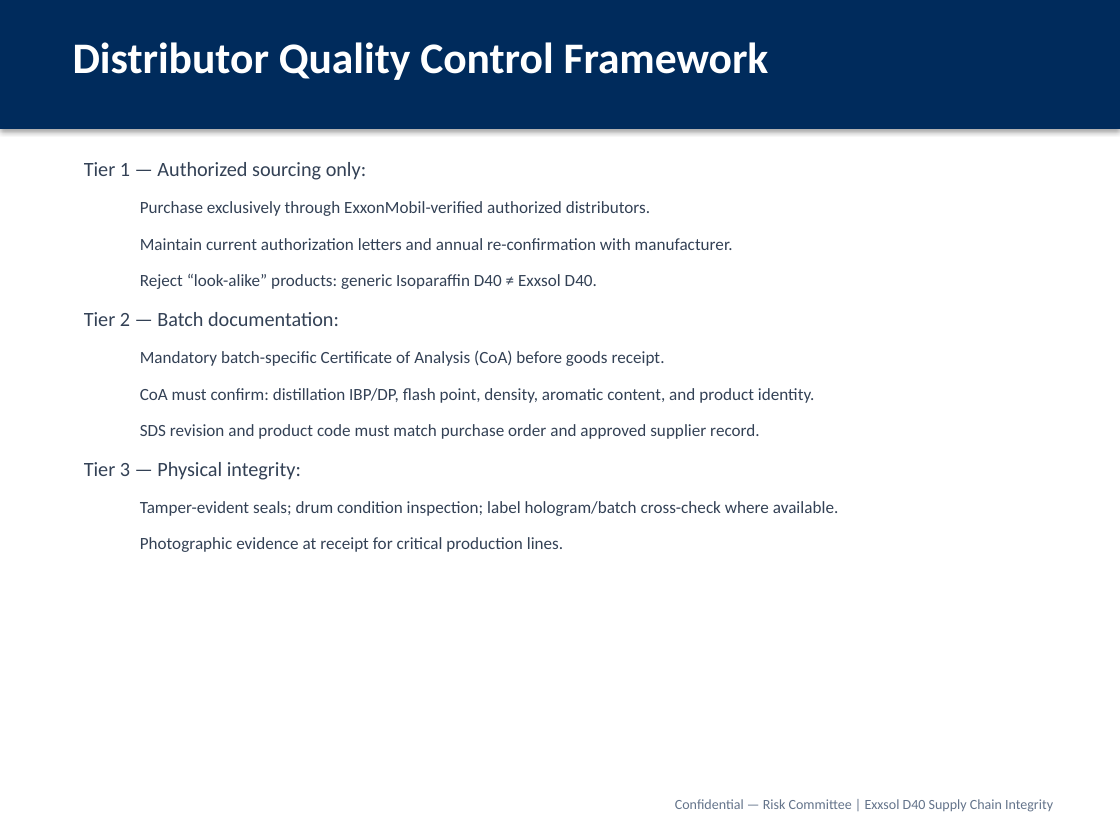
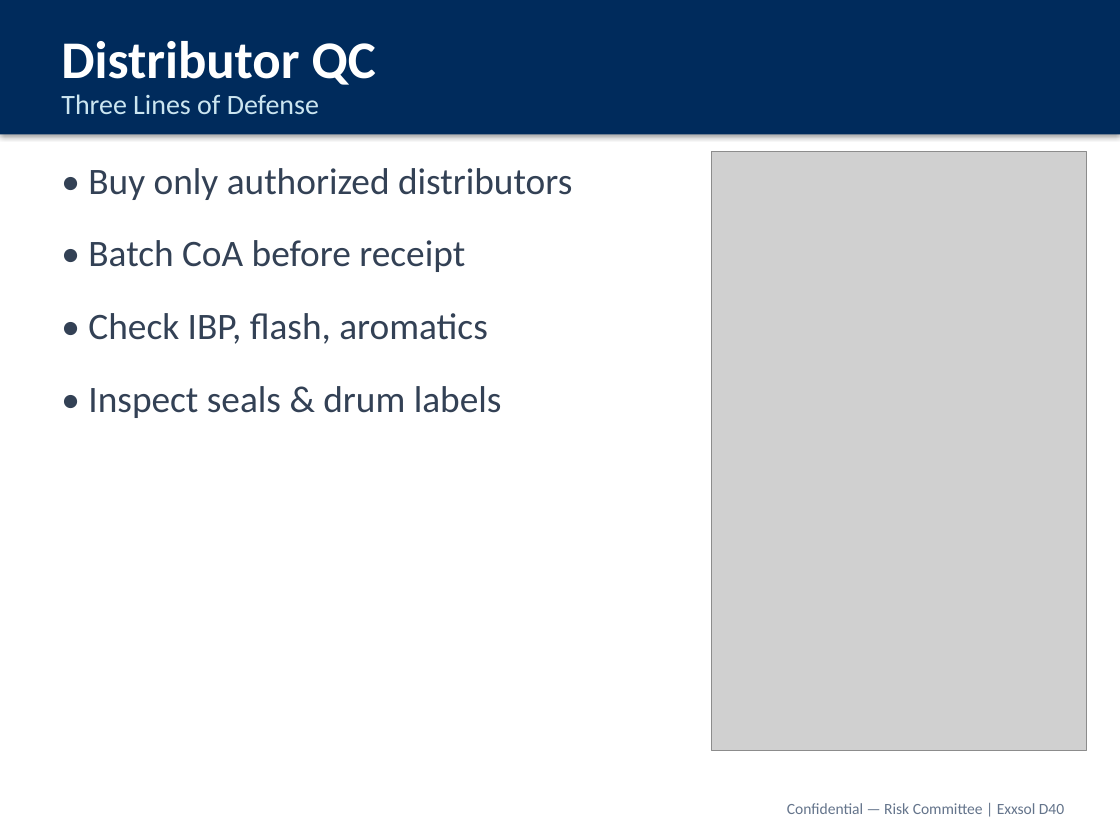
Before and after one commit to rockyforever8-sys/Machine-Learning-Project, a slide deck: slide 13 of presentations/Exxsol_D40_Supply_Chain_Risk_Committee.pptx. Drawn at 1120x840 pixels with LibreOffice and Linux fonts; fonts in the diff are those of the drawing; grey boxes stand for pictures. Boxes give left, top, right and bottom in pixels: in the first picture for what was removed or moved away, otherwise in the second. Text is boxed around its words. In the diff, an @@ line names an element or a change of style, - is before the commit and + after.

```diff
--- a/presentations/Exxsol_D40_Supply_Chain_Risk_Committee.pptx
+++ b/presentations/Exxsol_D40_Supply_Chain_Risk_Committee.pptx
@@ rectangle: place and size @@
-rectangle at <box>0,0,1120,129</box>
+rectangle at <box>0,0,1120,134</box>
@@ text at <box>61,41,376,85</box>: text changed; size 28 to 34 pt @@
-Distributor Quality Control Framework
+Distributor QC
@@ text added at <box>61,94,319,114</box>, 18 pt, text #CBE5F0 @@
+Three Lines of Defense
@@ text removed at <box>84,162,839,552</box> @@
-Tier 1 — Authorized sourcing only:
-  Purchase exclusively through ExxonMobil-verified authorized distributors.
-  Maintain current authorization letters and annual re-confirmation with manufacturer.
-  Reject “look-alike” products: generic Isoparaffin D40 ≠ Exxsol D40.
-Tier 2 — Batch documentation:
-  Mandatory batch-specific Certificate of Analysis (CoA) before goods receipt.
-  CoA must confirm: distillation IBP/DP, flash point, density, aromatic content, and product identity.
-  SDS revision and product code must match purchase order and approved supplier record.
-Tier 3 — Physical integrity:
-  Tamper-evident seals; drum condition inspection; label hologram/batch cross-check where available.
-  Photographic evidence at receipt for critical production lines.
@@ text added at <box>88,168,572,418</box>, 24 pt, text #334155 @@
+• Buy only authorized distributors
+• Batch CoA before receipt
+• Check IBP, flash, aromatics
+• Inspect seals & drum labels
@@ picture added at <box>711,151,1086,750</box> @@
@@ text at <box>787,803,1064,814</box>: text changed; size 9 to 10 pt @@
-Confidential — Risk Committee | Exxsol D40 Supply Chain Integrity
+Confidential — Risk Committee | Exxsol D40
```
Also in this commit, not shown: 16 other slides changed, 2 slides added, 2 slides removed, 21 other files.
